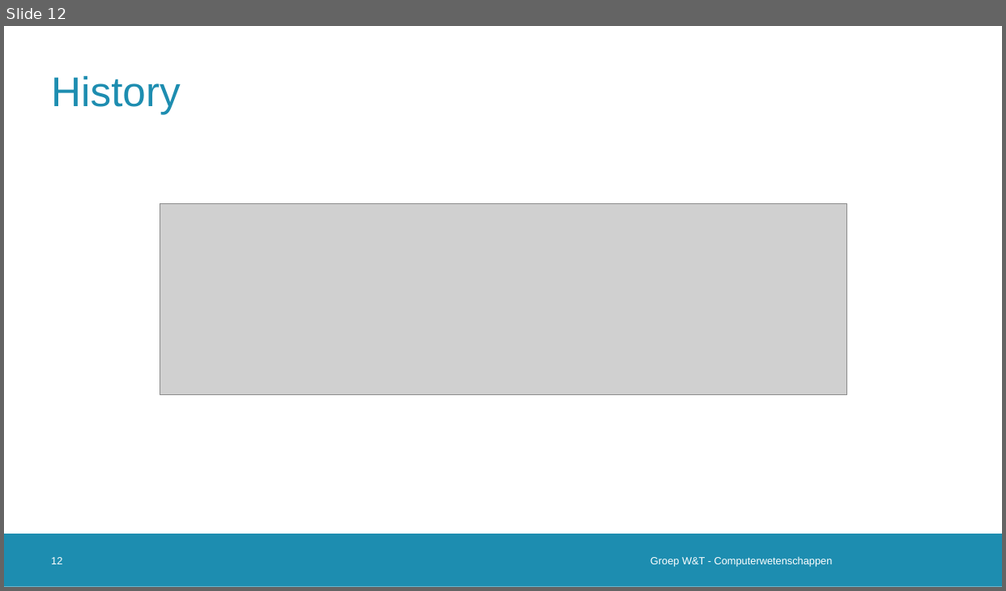
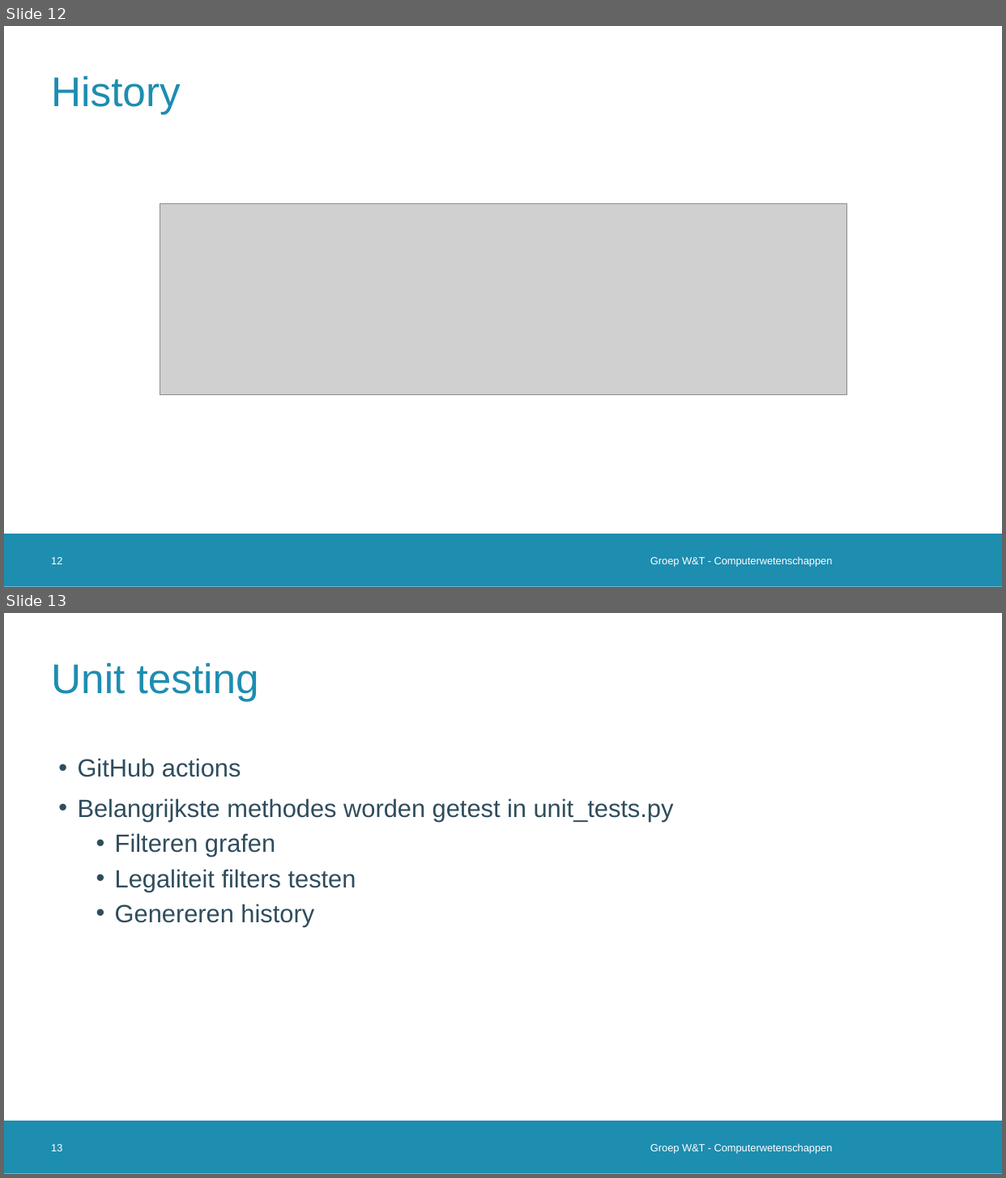
Before and after one commit to vanschependom/KULAK_IW-shed-of-graphs, a slide deck: defense.pptx. Shown one above the other, each under a label of ours: slide 12 before the commit, slides 12 and 13 after it. The pictures are 1006x591 and 1006x1178 pixels, drawn with LibreOffice and Linux fonts; fonts in the diff are those of the drawing; grey boxes stand for pictures; background and template pictures are left out. Boxes give left, top, right and bottom in pixels: in the first picture for what was removed or moved away, otherwise in the second. Text is boxed around its words. In the diff, an @@ line names an element or a change of style, - is before the commit and + after.

```diff
--- a/defense.pptx
+++ b/defense.pptx
@@ slide 13 added at [4,613,1002,1174], background #FFFFFF; not listed: 1 template element that a slide beside it also shows @@
@@ title added at [51,662,259,701], 40 pt, text #1D8DB0 @@
+Unit testing
@@ text added at [78,758,674,927], 24 pt, text #2F4D5D @@
+• GitHub actions
+• Belangrijkste methodes worden getest in unit_tests.py
+  • Filteren grafen
+  • Legaliteit filters testen
+  • Genereren history
@@ page number added at [51,1144,62,1152], 10 pt, text #FFFFFF @@
+13
@@ text added at [650,1144,833,1153], 10 pt, text #FFFFFF @@
+Groep W&T - Computerwetenschappen
```
Also in this commit, not shown: 2 slides changed, 3 other files.
